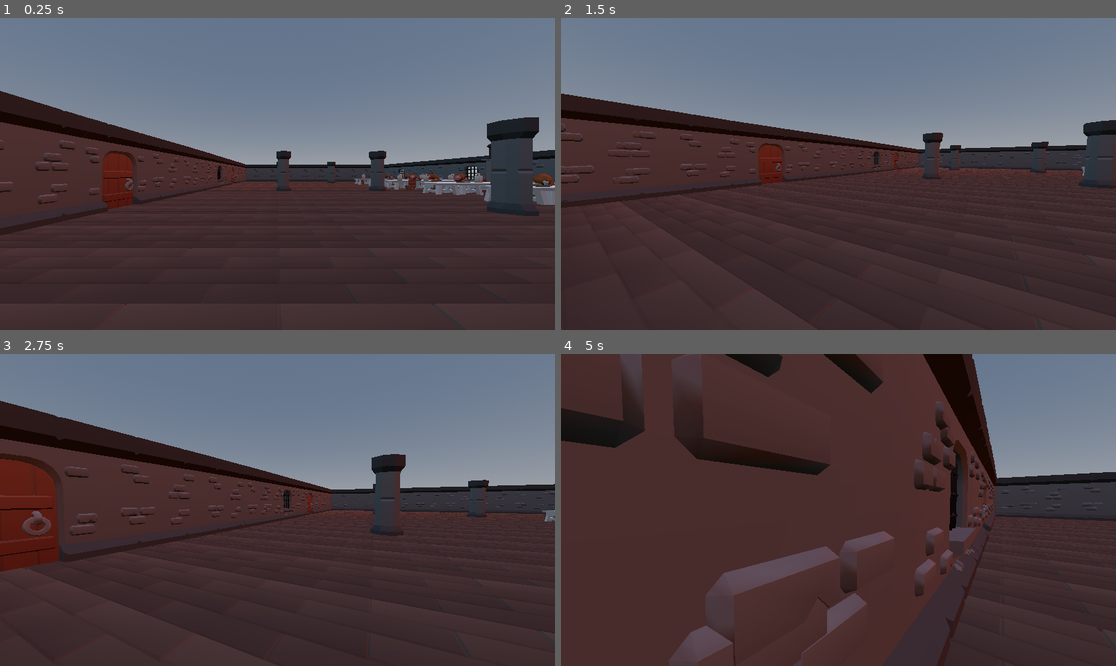
Above: before the commit, frames 1-4 (two rows, left to right).
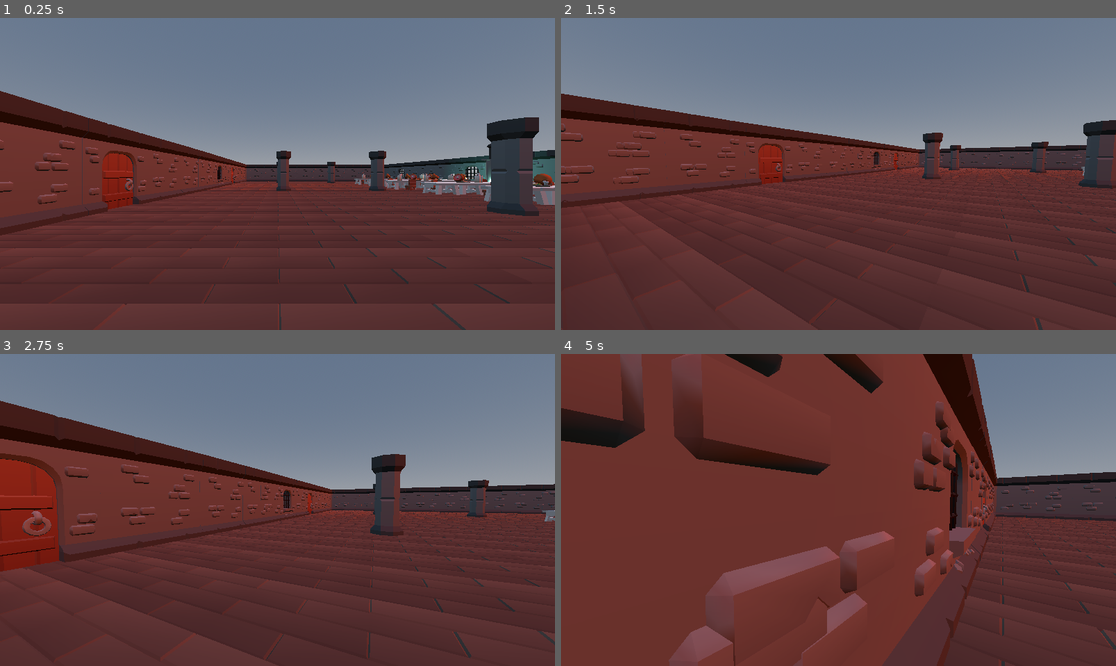
Above: after the commit, the same moments.

Repository: ComicChum/gonzales-ronnie-the-tenth-apple
Game: Godot game, scene res://Scenes/main.tscn
The game is run twice, just before and just after one commit, with the same random seed, the same clock (stepped at 60 frames per second) and the same inputs.
Inputs (mouse positions are in pixels of both pictures, inside the frame that each line leads up to):
- Up to frame 1 (0.25 s): no input
- Up to frame 2 (1.5 s): tap Enter (ui_accept) at 0.5, 0.77 s; move the mouse to (960, 158) at 0.52 s; hold Right (ui_right) 0.53-1.28 s; tap ` (freefly) at 0.6 s; click (960, 158) at 0.67 s; move the mouse to (810, 174) at 1.27 s; hold Up (ui_up) from 1.28 s (still down); tap Shift (sprint) at 1.35 s
- Up to frame 3 (2.75 s): keep holding Up (ui_up); tap Enter (ui_accept) at 1.52 s; move the mouse to (288, 503) at 2.02 s; tap ` (freefly) at 2.1 s
- Up to frame 4 (5 s): keep holding Up (ui_up); move the mouse to (832, 516) at 2.77 s; tap Shift (sprint) at 2.85, 4.35 s; click (832, 516) at 2.92 s; tap Enter (ui_accept) at 3.02, 3.77, 4.52 s; move the mouse to (877, 513) at 3.52 s; tap ` (freefly) at 3.6 s; move the mouse to (794, 506) at 4.27 s

The runs differ from the first frame. In frame 1, 21% of the frame differs, in the area x 0-100%, y 33-100%; in frame 2, 27%; in frame 3, 28%; in frame 4, 71%, in the area x 0-100%, y 0-100%.

Commit message:
GonzalesRonnie_PolishedLighting_01
Added: Volumetric Fog, and lights on Sword Monument
Enabled: SSIL and Volumetric Fog

Diff:
--- a/Scenes/main.tscn
+++ b/Scenes/main.tscn
@@ -29,12 +29,17 @@
 [sub_resource type="Environment" id="Environment_0xm2m"]
 background_mode = 2
 sky = SubResource("Sky_ig7tw")
+ssil_enabled = true
+volumetric_fog_enabled = true
+volumetric_fog_density = 0.1464
+volumetric_fog_albedo = Color(0.2592936, 0.25929374, 0.2592937, 1)
 
 [node name="Main" type="Node3D" unique_id=1845837693]
 
 [node name="DirectionalLight3D" type="DirectionalLight3D" parent="." unique_id=1652480202]
-transform = Transform3D(0.1503838, -0.50000006, 0.85286856, 0.08682412, 0.8660254, 0.49240398, -0.9848078, -1.5131034e-08, 0.17364827, 52.899998, 15.099998, 6.7000003)
+transform = Transform3D(0.1503838, -0.50000006, 0.85286856, 0.08682412, 0.8660254, 0.49240398, -0.9848078, -1.5131034e-08, 0.17364827, 46.6901, 18.02553, 6.7000003)
 light_color = Color(0.54201216, 0.12646773, 4.813075e-08, 1)
+light_energy = 2.689
 
 [node name="WorldEnvironment" type="WorldEnvironment" parent="." unique_id=500329680]
 environment = SubResource("Environment_0xm2m")
@@ -779,6 +784,25 @@
 [node name="sword_monument" parent="1st floor/props" unique_id=171835892 instance=ExtResource("11_h1bgf")]
 transform = Transform3D(0.9999275, 0, 0.0120425485, 0, 1, 0, -0.0120425485, 0, 0.9999275, 24.003122, 0, -0.023998499)
 
+[node name="OmniLight3D" type="OmniLight3D" parent="1st floor/props/sword_monument" unique_id=501698258]
+transform = Transform3D(0.99999994, 0, -1.8626451e-09, 0, 1, 0, 1.8626451e-09, 0, 0.99999994, 0.016065598, 0.7531986, -0.021975324)
+light_color = Color(0.4791624, 0.95287603, 0.78921115, 1)
+light_volumetric_fog_energy = 4.776
+light_size = 0.602
+shadow_enabled = true
+distance_fade_enabled = true
+omni_range = 10.143882
+
+[node name="SpotLight3D" type="SpotLight3D" parent="1st floor/props/sword_monument" unique_id=505813041]
+transform = Transform3D(0.013677446, 0.4155046, 0.9094882, -0.0007469578, 0.9095773, -0.41553408, -0.9999061, 0.005004096, 0.01275106, -0.21232796, 1.0273318, -0.002557069)
+light_color = Color(0.4791624, 0.95287603, 0.78921115, 1)
+light_energy = 5.571
+light_volumetric_fog_energy = 7.062
+light_size = 0.335
+shadow_enabled = true
+spot_range = 6.534777
+spot_angle = 38.002525
+
 [node name="Hall of Feasts" type="Node" parent="1st floor" unique_id=1989039573]
 
 [node name="stone_pillar2" parent="1st floor/Hall of Feasts" unique_id=1114023296 instance=ExtResource("10_d1ilt")]
@@ -802,63 +826,30 @@
 [node name="plate_food3" parent="1st floor/Hall of Feasts" unique_id=1604307151 instance=ExtResource("12_b3802")]
 transform = Transform3D(0.915964, 0, 0.40126047, 0, 1, 0, -0.40126047, 0, 0.915964, 15.395834, 0.9623221, 0)
 
-[node name="candles" parent="1st floor/Hall of Feasts" unique_id=1859677219 instance=ExtResource("14_fevyy")]
-transform = Transform3D(1, 0, 0, 0, 1, 0, 0, 0, 1, 13.635848, 1.0077554, -0.2553653)
-
-[node name="candles2" parent="1st floor/Hall of Feasts" unique_id=102743480 instance=ExtResource("14_fevyy")]
-transform = Transform3D(0.8265799, 0, 0.56281936, 0, 1, 0, -0.56281936, 0, 0.8265799, 16.161875, 1.0077554, 0.4725085)
-
-[node name="candles3" parent="1st floor/Hall of Feasts" unique_id=1407182254 instance=ExtResource("14_fevyy")]
-transform = Transform3D(0.78563017, 0, -0.6186964, 0, 1, 0, 0.6186964, 0, 0.78563017, 19.906519, 1.0077554, -0.6899803)
-
 [node name="plate_food4" parent="1st floor/Hall of Feasts" unique_id=1736660751 instance=ExtResource("12_b3802")]
 transform = Transform3D(1, 0, 0, 0, 1, 0, 0, 0, 1, 21.063818, 0.9623221, 5.8914804)
 
 [node name="plate_food6" parent="1st floor/Hall of Feasts" unique_id=1474510815 instance=ExtResource("12_b3802")]
 transform = Transform3D(0.98755693, 0, 0.15726186, 0, 1, 0, -0.15726186, 0, 0.98755693, 15.467806, 0.9623221, 5.8025126)
 
-[node name="candles5" parent="1st floor/Hall of Feasts" unique_id=222203245 instance=ExtResource("14_fevyy")]
-transform = Transform3D(0.9418113, 0, 0.33614203, 0, 1, 0, -0.33614203, 0, 0.9418113, 16.089903, 1.0077554, 6.4529567)
-
-[node name="candles6" parent="1st floor/Hall of Feasts" unique_id=1193434129 instance=ExtResource("14_fevyy")]
-transform = Transform3D(0.78563017, 0, -0.6186964, 0, 1, 0, 0.6186964, 0, 0.78563017, 19.906519, 1.0077554, 5.2015)
-
 [node name="plate_food7" parent="1st floor/Hall of Feasts" unique_id=28351475 instance=ExtResource("12_b3802")]
 transform = Transform3D(1, 0, 0, 0, 1, 0, 0, 0, 1, 21.063818, 0.9623221, -4.8885946)
 
 [node name="plate_food8" parent="1st floor/Hall of Feasts" unique_id=1906161006 instance=ExtResource("12_b3802")]
 transform = Transform3D(0.6335024, 0, -0.7737407, 0, 1, 0, 0.7737407, 0, 0.6335024, 17.747032, 0.9623221, -4.8885946)
 
-[node name="candles7" parent="1st floor/Hall of Feasts" unique_id=659574768 instance=ExtResource("14_fevyy")]
-transform = Transform3D(1, 0, 0, 0, 1, 0, 0, 0, 1, 13.635848, 1.0077554, -5.14396)
-
-[node name="candles8" parent="1st floor/Hall of Feasts" unique_id=294149515 instance=ExtResource("14_fevyy")]
-transform = Transform3D(0.8265799, 0, 0.56281936, 0, 1, 0, -0.56281936, 0, 0.8265799, 16.161875, 1.0077554, -4.416086)
-
-[node name="candles9" parent="1st floor/Hall of Feasts" unique_id=2071564350 instance=ExtResource("14_fevyy")]
-transform = Transform3D(0.78563017, 0, -0.6186964, 0, 1, 0, 0.6186964, 0, 0.78563017, 19.906519, 1.0077554, -5.578575)
-
 [node name="plate_food11" parent="1st floor/Hall of Feasts" unique_id=1127076604 instance=ExtResource("12_b3802")]
 transform = Transform3D(0.6335024, 0, -0.7737407, 0, 1, 0, 0.7737407, 0, 0.6335024, 17.747032, 0.9623221, -9.918581)
 
 [node name="plate_food12" parent="1st floor/Hall of Feasts" unique_id=1454997805 instance=ExtResource("12_b3802")]
 transform = Transform3D(0.915964, 0, 0.40126047, 0, 1, 0, -0.40126047, 0, 0.915964, 15.395834, 0.9623221, -9.918581)
 
-[node name="candles10" parent="1st floor/Hall of Feasts" unique_id=2065377129 instance=ExtResource("14_fevyy")]
-transform = Transform3D(1, 0, 0, 0, 1, 0, 0, 0, 1, 13.635848, 1.0077554, -10.173946)
-
 [node name="plate_food14" parent="1st floor/Hall of Feasts" unique_id=1661330890 instance=ExtResource("12_b3802")]
 transform = Transform3D(0.8026302, 0, -0.59647703, 0, 1, 0, 0.59647703, 0, 0.8026302, 19.046701, 0.9623221, 10.852248)
 
 [node name="plate_food15" parent="1st floor/Hall of Feasts" unique_id=1523285668 instance=ExtResource("12_b3802")]
 transform = Transform3D(-0.850242, 0, -0.526392, 0, 1, 0, 0.526392, 0, -0.850242, 15.072377, 0.9623221, 11.139673)
 
-[node name="candles13" parent="1st floor/Hall of Feasts" unique_id=1947185087 instance=ExtResource("14_fevyy")]
-transform = Transform3D(1, 0, 0, 0, 1, 0, 0, 0, 1, 13.635848, 1.0077554, 11.019131)
-
-[node name="candles14" parent="1st floor/Hall of Feasts" unique_id=1765676534 instance=ExtResource("14_fevyy")]
-transform = Transform3D(0.6649176, 0, 0.74691683, 0, 1, 0, -0.74691683, 0, 0.6649176, 17.624016, 1.0077554, 11.696019)
-
 [node name="chair" parent="1st floor/Hall of Feasts" unique_id=1432619518 instance=ExtResource("16_hibaj")]
 transform = Transform3D(0.14100486, 0, -0.9900089, 0, 1, 0, 0.9900089, 0, 0.14100486, 13.814456, 0, 1.4744983)
 
@@ -979,6 +970,41 @@
 [node name="plate_food" parent="1st floor/Hall of Feasts" unique_id=484238815 instance=ExtResource("12_b3802")]
 transform = Transform3D(1, 0, 0, 0, 1, 0, 0, 0, 1, 21.063818, 0.9623221, 0)
 
+[node name="Candles" type="Node3D" parent="1st floor/Hall of Feasts" unique_id=1535918583]
+
+[node name="candles" parent="1st floor/Hall of Feasts/Candles" unique_id=1859677219 instance=ExtResource("14_fevyy")]
+transform = Transform3D(1, 0, 0, 0, 1, 0, 0, 0, 1, 13.635848, 1.0077554, -0.2553653)
+
+[node name="candles2" parent="1st floor/Hall of Feasts/Candles" unique_id=102743480 instance=ExtResource("14_fevyy")]
+transform = Transform3D(0.8265799, 0, 0.56281936, 0, 1, 0, -0.56281936, 0, 0.8265799, 16.161875, 1.0077554, 0.4725085)
+
+[node name="candles3" parent="1st floor/Hall of Feasts/Candles" unique_id=1407182254 instance=ExtResource("14_fevyy")]
+transform = Transform3D(0.78563017, 0, -0.6186964, 0, 1, 0, 0.6186964, 0, 0.78563017, 19.906519, 1.0077554, -0.6899803)
+
+[node name="candles5" parent="1st floor/Hall of Feasts/Candles" unique_id=222203245 instance=ExtResource("14_fevyy")]
+transform = Transform3D(0.9418113, 0, 0.33614203, 0, 1, 0, -0.33614203, 0, 0.9418113, 16.089903, 1.0077554, 6.4529567)
+
+[node name="candles6" parent="1st floor/Hall of Feasts/Candles" unique_id=1193434129 instance=ExtResource("14_fevyy")]
+transform = Transform3D(0.78563017, 0, -0.6186964, 0, 1, 0, 0.6186964, 0, 0.78563017, 19.906519, 1.0077554, 5.2015)
+
+[node name="candles7" parent="1st floor/Hall of Feasts/Candles" unique_id=659574768 instance=ExtResource("14_fevyy")]
+transform = Transform3D(1, 0, 0, 0, 1, 0, 0, 0, 1, 13.635848, 1.0077554, -5.14396)
+
+[node name="candles8" parent="1st floor/Hall of Feasts/Candles" unique_id=294149515 instance=ExtResource("14_fevyy")]
+transform = Transform3D(0.8265799, 0, 0.56281936, 0, 1, 0, -0.56281936, 0, 0.8265799, 16.161875, 1.0077554, -4.416086)
+
+[node name="candles9" parent="1st floor/Hall of Feasts/Candles" unique_id=2071564350 instance=ExtResource("14_fevyy")]
+transform = Transform3D(0.78563017, 0, -0.6186964, 0, 1, 0, 0.6186964, 0, 0.78563017, 19.906519, 1.0077554, -5.578575)
+
+[node name="candles10" parent="1st floor/Hall of Feasts/Candles" unique_id=2065377129 instance=ExtResource("14_fevyy")]
+transform = Transform3D(1, 0, 0, 0, 1, 0, 0, 0, 1, 13.635848, 1.0077554, -10.173946)
+
+[node name="candles13" parent="1st floor/Hall of Feasts/Candles" unique_id=1947185087 instance=ExtResource("14_fevyy")]
+transform = Transform3D(1, 0, 0, 0, 1, 0, 0, 0, 1, 13.635848, 1.0077554, 11.019131)
+
+[node name="candles14" parent="1st floor/Hall of Feasts/Candles" unique_id=1765676534 instance=ExtResource("14_fevyy")]
+transform = Transform3D(0.6649176, 0, 0.74691683, 0, 1, 0, -0.74691683, 0, 0.6649176, 17.624016, 1.0077554, 11.696019)
+
 [node name="Basement" type="Node" parent="." unique_id=798225610]
 
 [node name="ceiling2" type="Node" parent="Basement" unique_id=1329425662]
